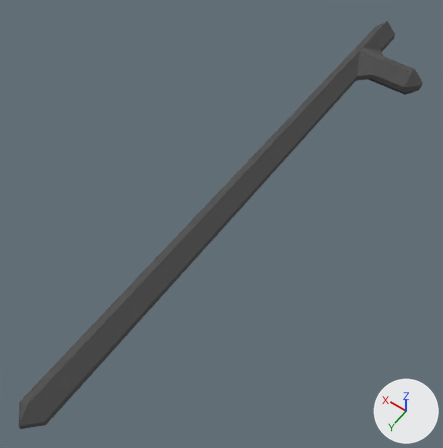
The Blender file assets/baton.blend as it was, and as the next commit left it.
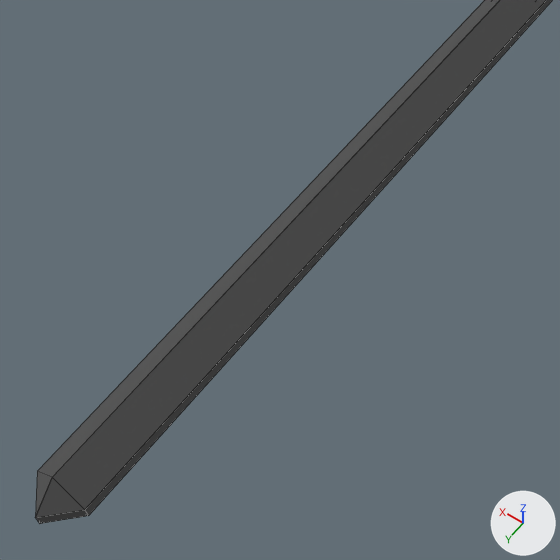
There are two pictures of each version: one whole from a 50 mm camera at (-0.525, 1.529, 1.1) aimed at (-0.004, 0.799, -0.048), one close up on the part from 0% to 65% of the width and 35% to 100% of the height. The lights are fixed; the arrows at lower right show +X, +Y and +Z. The close-ups show mesh edges as thin lines.
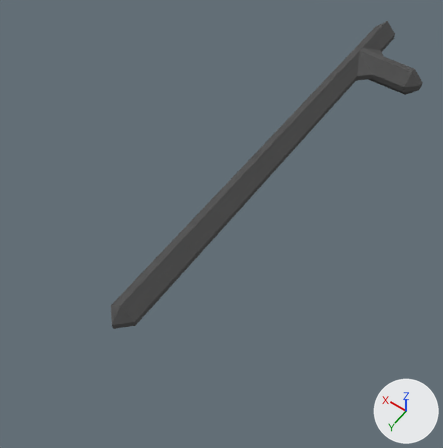
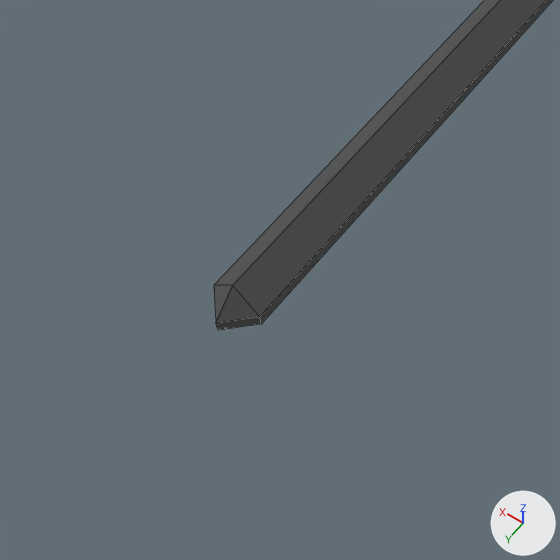
Patch to the scene script:
```diff
--- a/assets/baton.blend.py
+++ b/assets/baton.blend.py
@@ me_cube @@
 me_cube.from_pydata(...)  # 20 vertices, 18 faces; spans x -0.19..0.03, y -0.08..1.42, z -0.04..0.04
 # used by ob_cube; location = (0.0, 0.0, 0.0)
 # before: 12 (0.03, 1.42, -0.04), 13 (-0.03, 1.42, -0.04), 14 (0.03, 1.42, 0.04), 15 (-0.03, 1.42, 0.04)
+# me_cube part 1
+for i in [*range(12, 16)]: me_cube.vertices[i].co += Vector((0.0, -0.25, 0.0))
 me_cube.materials.append(mat_material)
```

Pixel boxes [x1, y1, x2, y2] of what changed, in the close-ups (560 x 560 px):
'Cube', reshaped: before [35, 0, 553, 524]; after [214, 0, 553, 330]
